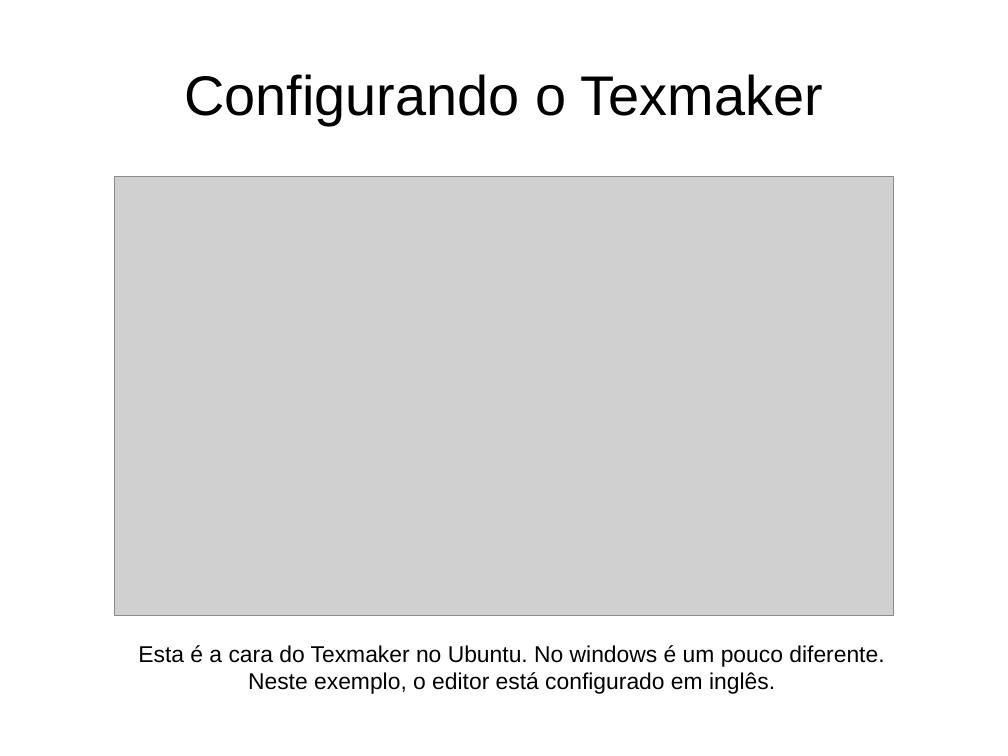
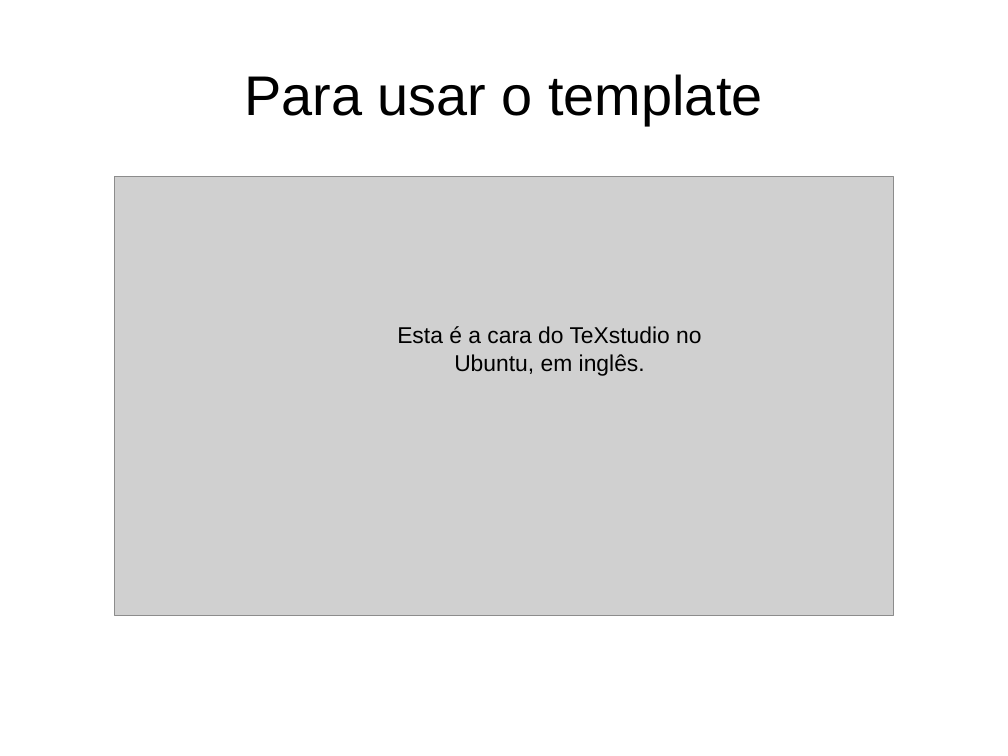
Before and after one commit to birocoles/Templates-geofisica-ON, a slide deck: slide 4 of Tutorial/tutorial_basico.odp. Drawn at 1008x756 pixels with LibreOffice and Linux fonts; fonts in the diff are those of the drawing; grey boxes stand for pictures. Boxes give left, top, right and bottom in pixels: in the first picture for what was removed or moved away, otherwise in the second. Text is boxed around its words. In the diff, an @@ line names an element or a change of style, - is before the commit and + after.

Commit message:
update tutorial with TeXstudio

```diff
--- a/Tutorial/tutorial_basico.odp
+++ b/Tutorial/tutorial_basico.odp
@@ title at (244, 74, 762, 125): text changed @@
-Configurando o Texmaker
+Para usar o template
@@ text at (397, 326, 701, 376): text changed @@
-Esta é a cara do Texmaker no Ubuntu. No windows é um pouco diferente.
-Neste exemplo, o editor está configurado em inglês.
+Esta é a cara do TeXstudio no Ubuntu, em inglês.
```
Also in this commit, not shown: 11 other slides changed, 1 slide added, 3 slides removed, 3 other files.
